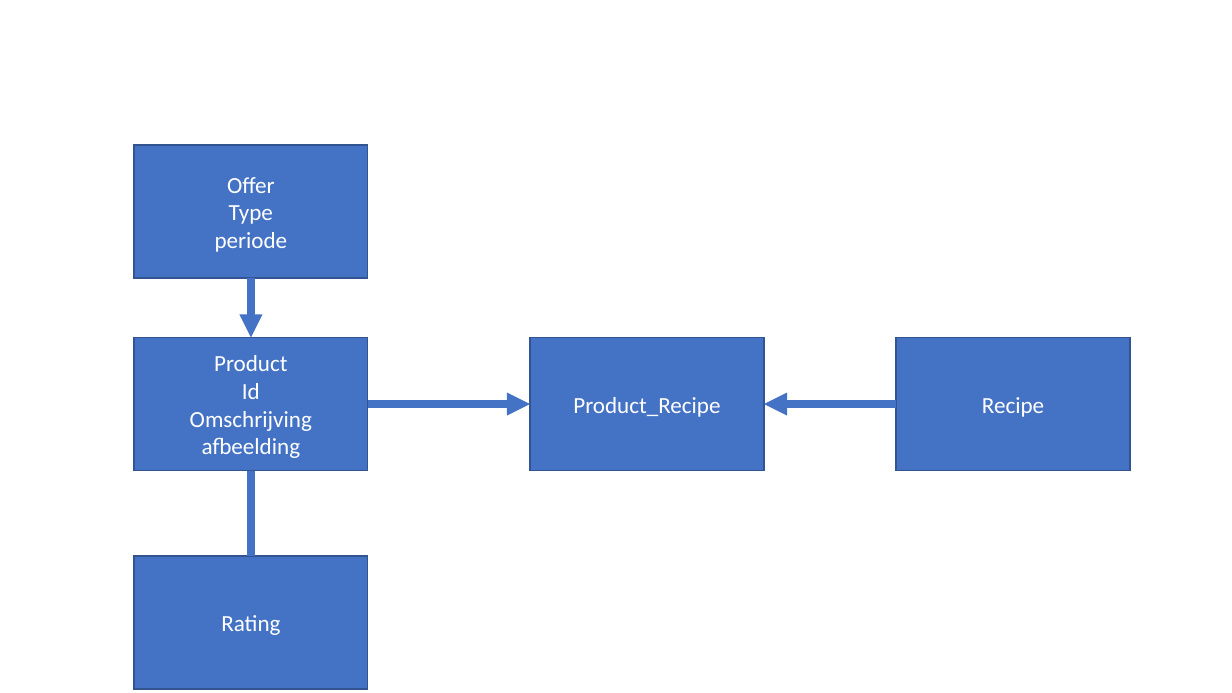
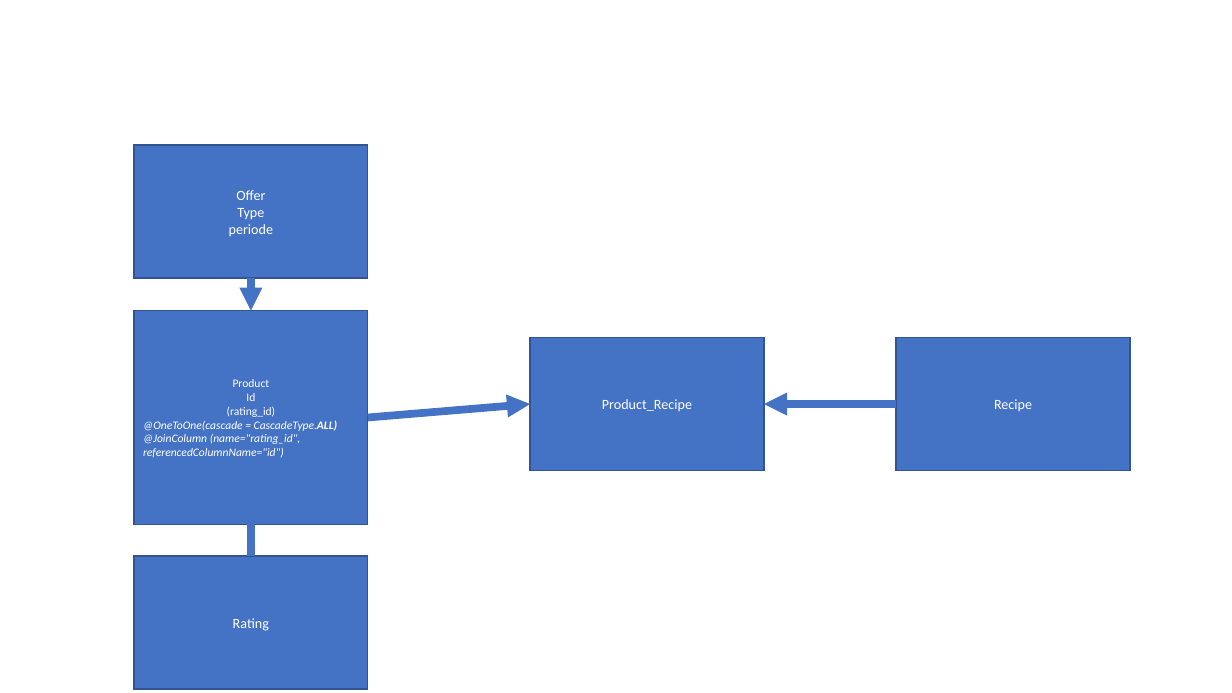
Before and after one commit to rik12361/reactkd, a slide deck: slide 1 of Data Model.pptx. Drawn at 1232x693 pixels with LibreOffice and Linux fonts; fonts in the diff are those of the drawing. Boxes give left, top, right and bottom in pixels: in the first picture for what was removed or moved away, otherwise in the second. Text is boxed around its words. In the diff, an @@ line names an element or a change of style, - is before the commit and + after.

```diff
--- a/Data Model.pptx
+++ b/Data Model.pptx
@@ arrow moved from (251, 278) - (251, 337) to (251, 278) - (251, 311) @@
@@ rectangle "Product": place and size @@
-rectangle "Product" at (134, 337, 368, 470)
+rectangle "Product" at (134, 311, 368, 524)
@@ text in rectangle at (233, 379, 270, 401): size 18 to 9 pt in "Product", "Id" @@
@@ text in rectangle at (143, 406, 338, 458): text changed; size 18 to 9 pt; italic on @@
-Omschrijving
-afbeelding
+(rating_id)
+@OneToOne(cascade = CascadeType.ALL)
+@JoinColumn (name="rating_id", referencedColumnName="id")
@@ arrow moved from (368, 404) - (531, 404) to (368, 418) - (531, 404) @@
@@ size 18 to 11 pt in 4 elements at (134, 145, 368, 278), (897, 337, 1130, 470), (531, 337, 764, 470), (134, 556, 368, 689) @@
```
Also in this commit, not shown: 4 other files.
